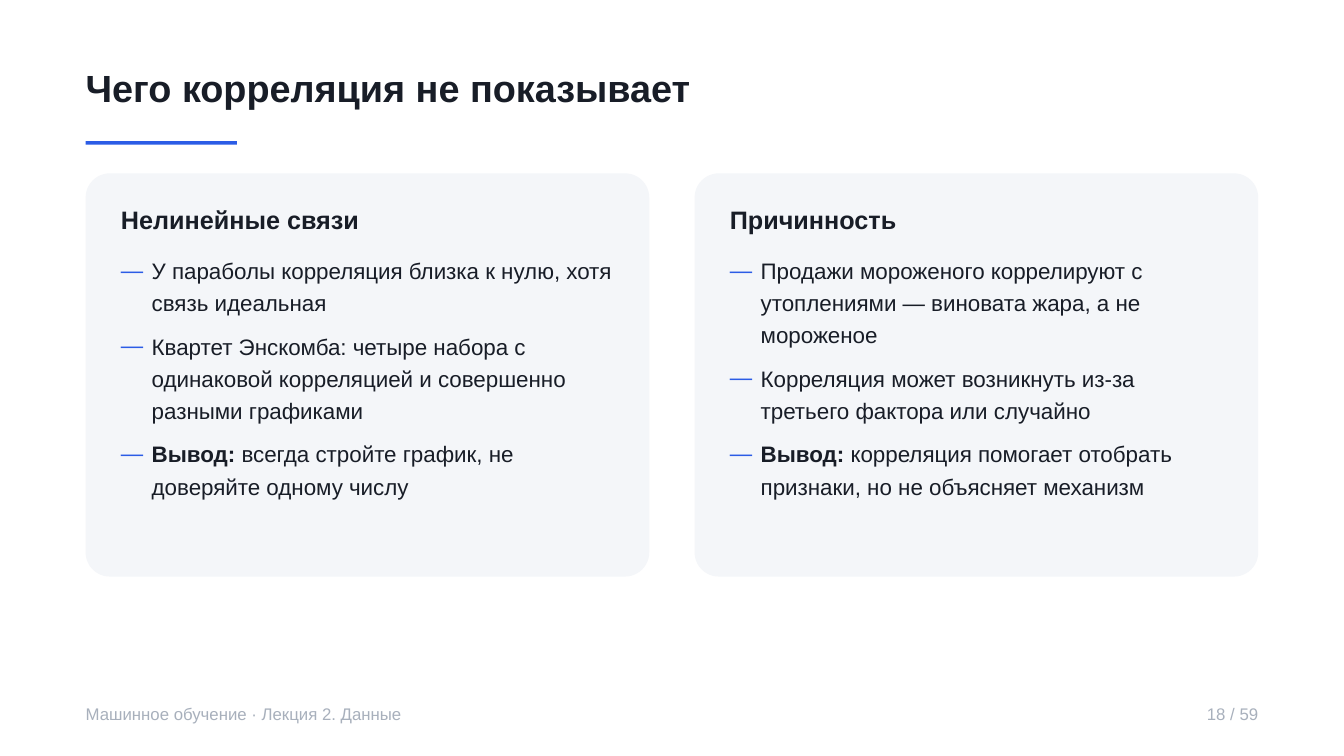
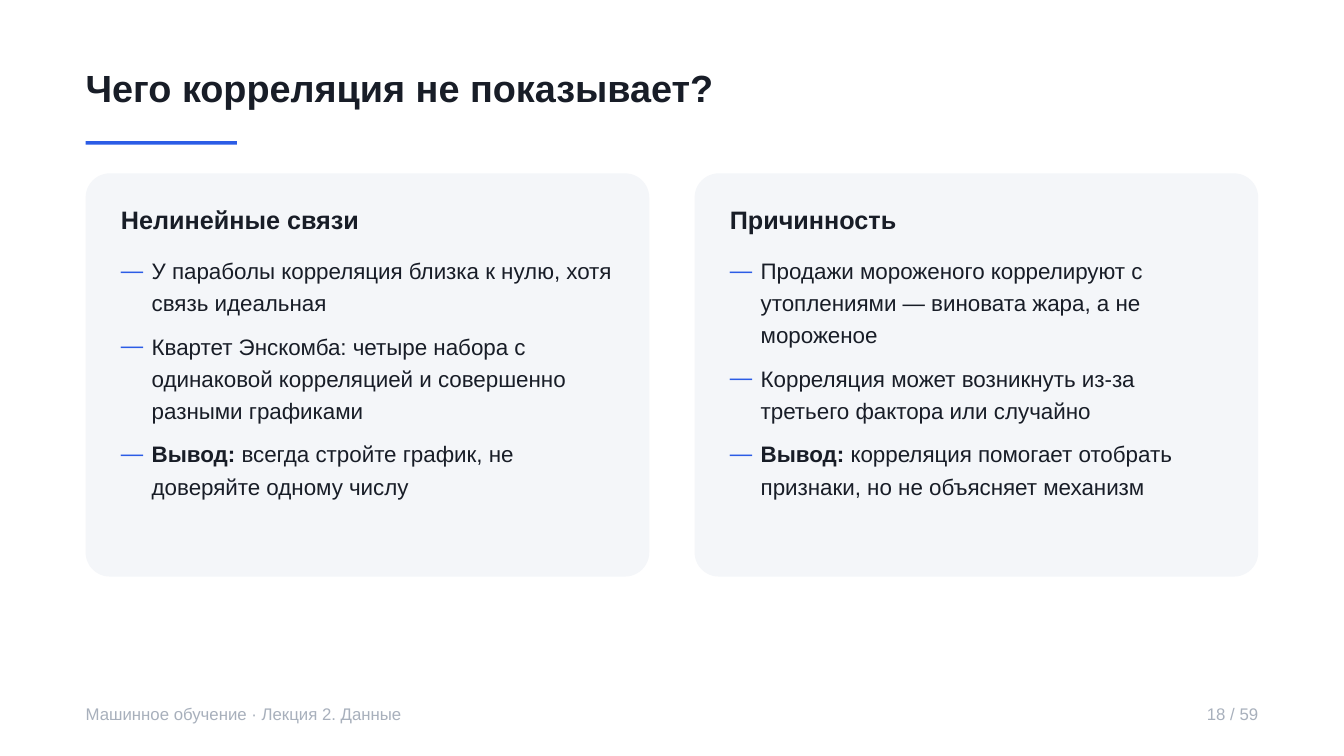
Before and after one commit to rustam-azimov/ml-course-spbu, a slide deck: slide 18 of lectures/lecture02.pptx. Drawn at 1344x756 pixels with LibreOffice and Linux fonts; fonts in the diff are those of the drawing. Boxes give left, top, right and bottom in pixels: in the first picture for what was removed or moved away, otherwise in the second. Text is boxed around its words. In the diff, an @@ line names an element or a change of style, - is before the commit and + after.

```diff
--- a/lectures/lecture02.pptx
+++ b/lectures/lecture02.pptx
@@ text at (86, 75, 713, 109): text changed @@
-Чего корреляция не показывает
+Чего корреляция не показывает?
```
Also in this commit, not shown: 9 other slides changed, 2 other files.
